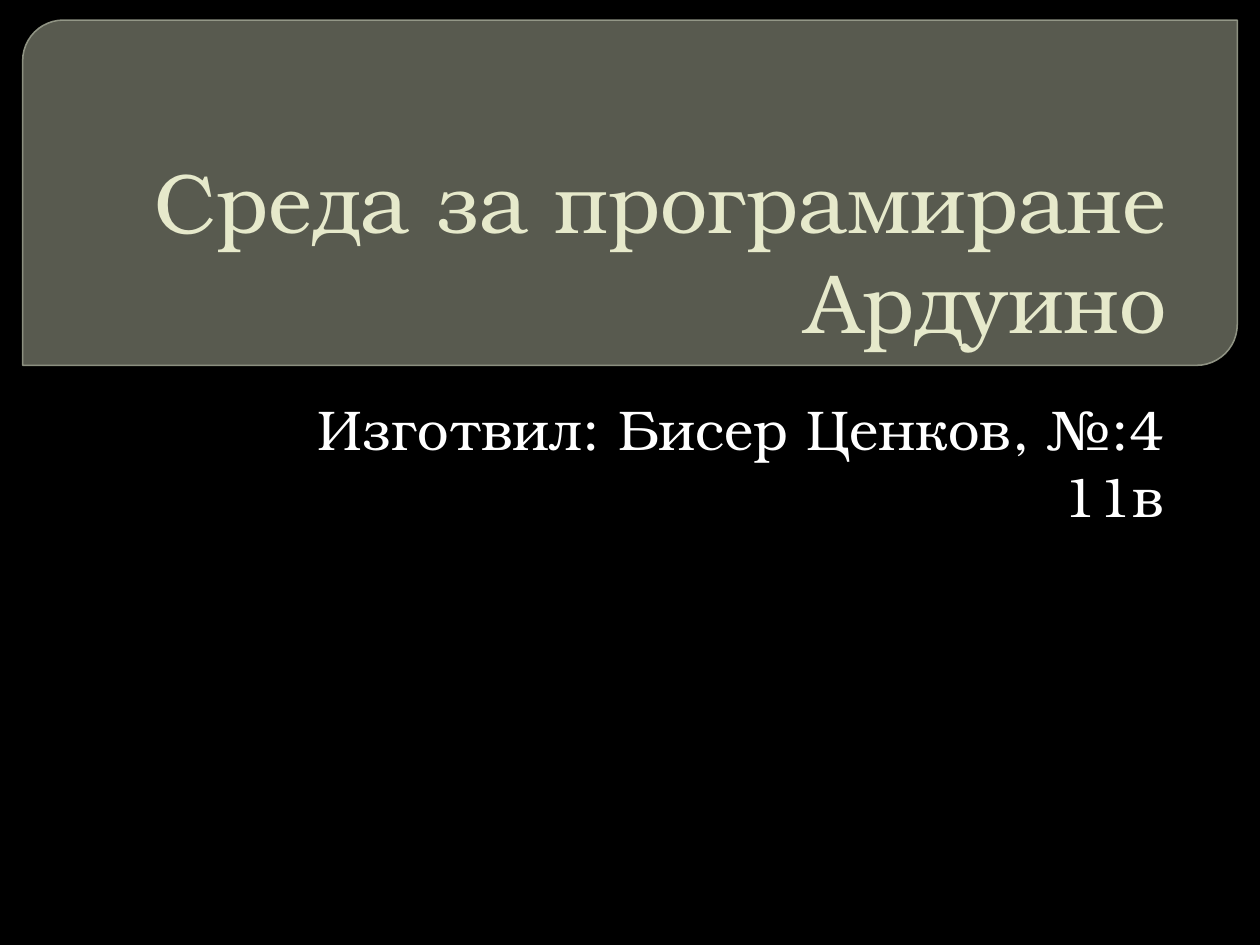
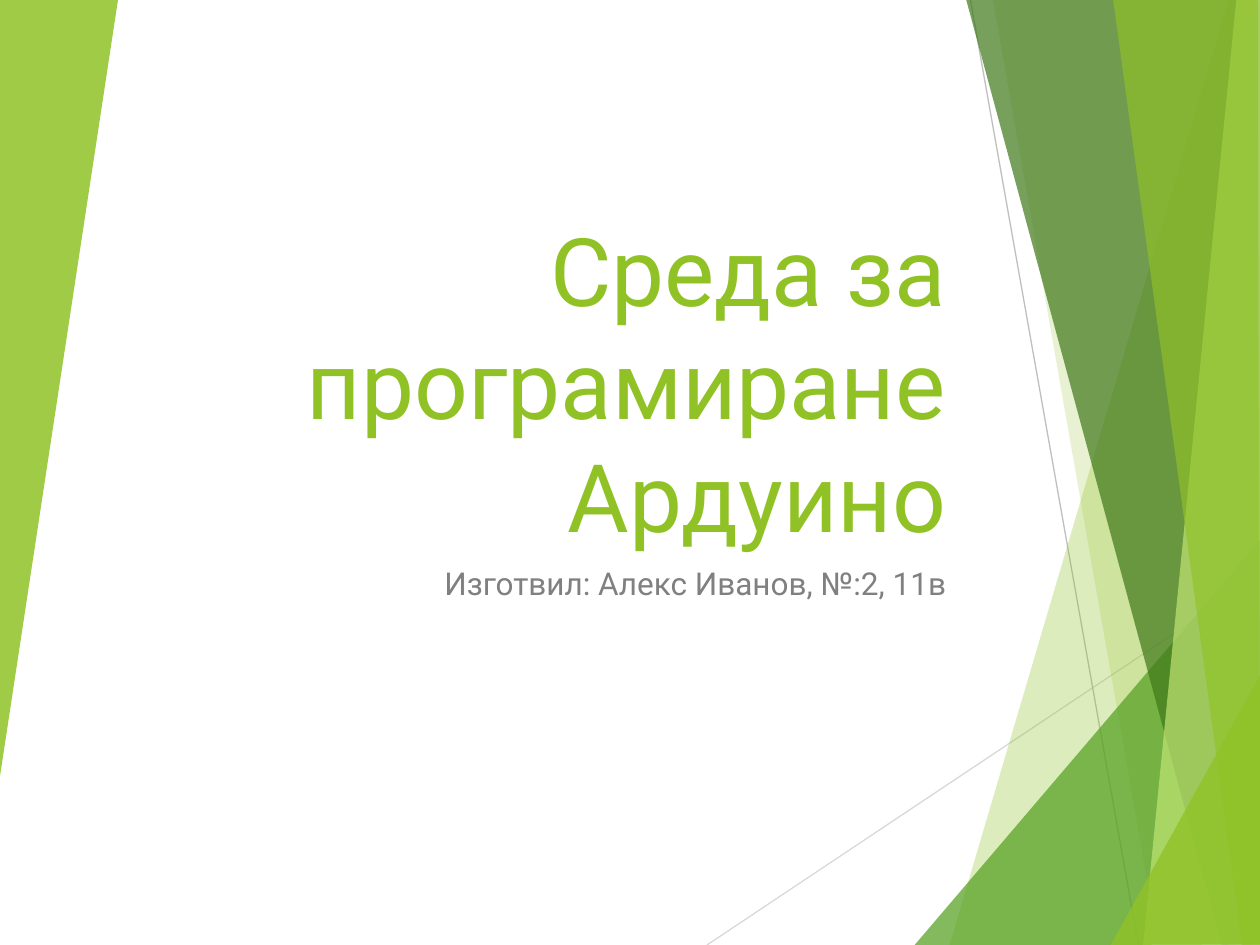
Before and after one commit to IvanovvAlex/School-Education, a slide deck: slide 1 of EmbeddedSystems/Arduino.pptx. Drawn at 1260x945 pixels with LibreOffice and Linux fonts; fonts in the diff are those of the drawing; background and template pictures are left out. Boxes give left, top, right and bottom in pixels: in the first picture for what was removed or moved away, otherwise in the second. Text is boxed around its words. In the diff, an @@ line names an element or a change of style, - is before the commit and + after.

```diff
--- a/EmbeddedSystems/Arduino.pptx
+++ b/EmbeddedSystems/Arduino.pptx
@@ background picture (left out) to #FFFFFF @@
@@ group added at bbox=[0, 0, 1260, 945]: 8 freeform shapes, 2 lines @@
@@ round diag rect removed at bbox=[23, 20, 1237, 365] @@
@@ title "Среда за програмиране Ардуино": place and size @@
-title "Среда за програмиране Ардуино" at bbox=[154, 174, 1166, 353]
+title "Среда за програмиране Ардуино" at bbox=[307, 238, 946, 552]
@@ title "Среда за програмиране Ардуино" at bbox=[307, 238, 946, 552]: size 48 to 54 pt, font TeX Gyre Bonum to Roboto, text colour #E7EACB to #90C226 @@
@@ subtitle at bbox=[444, 572, 946, 599]: text changed; size 32 to 18 pt; font TeX Gyre Bonum to Roboto; text colour #FFFFFF to #808080 @@
-Изготвил: Бисер Ценков, №:4 11в
+Изготвил: Алекс Иванов, №:2, 11в
```
Also in this commit, not shown: 9 other slides changed, 1 slide added, 1 slide removed.
